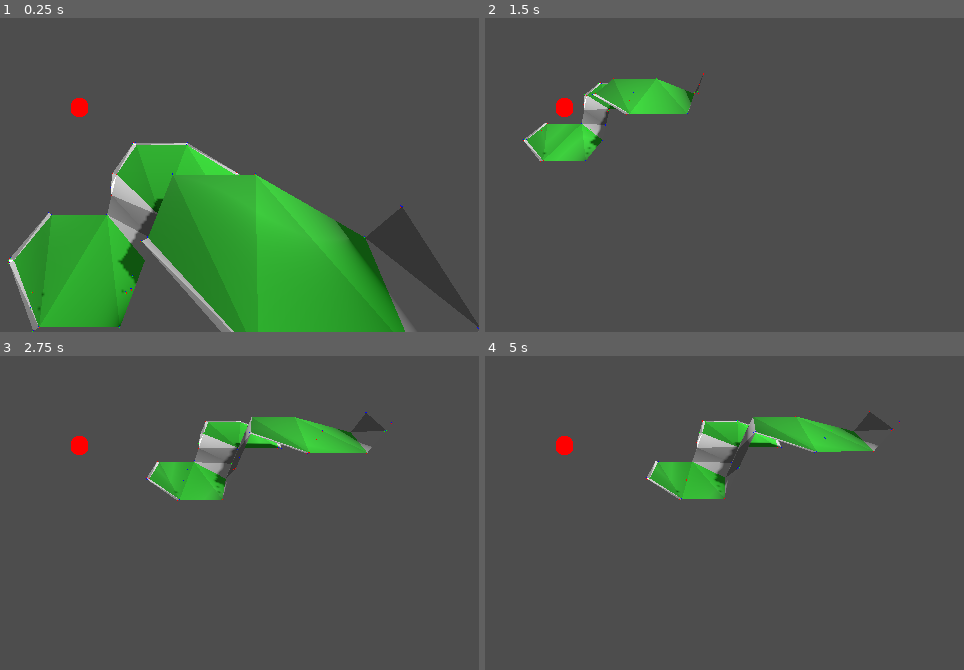
Above: before the commit, frames 1-4 (two rows, left to right).
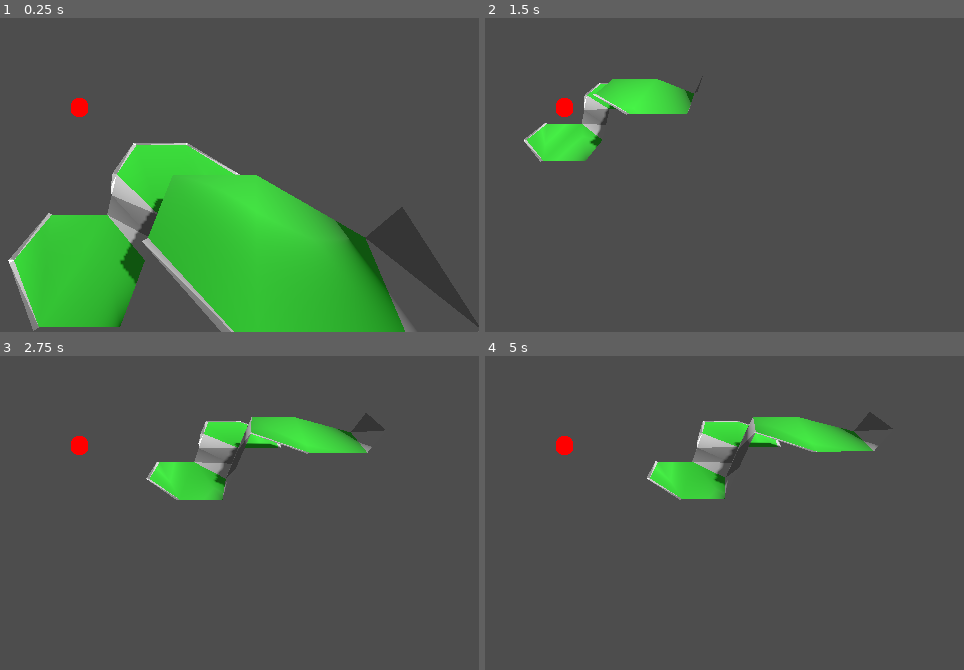
Above: after the commit, the same moments.

Repository: vincentwoelfer/hex
Game: Godot game, scene res://scenes/TestScene.tscn
Same seed, same stepped clock (60 frames per second), same inputs: the game is played once before the commit and once after it.
Inputs (mouse positions are in pixels of both pictures, inside the frame that each line leads up to):
- Up to frame 1 (0.25 s): no input
- Up to frame 2 (1.5 s): tap Enter at 0.5 s; move the mouse to (738, 83) at 0.52 s; hold S (move_cam_backward) 0.53-1.28 s; move the mouse to (outside the picture) at 1.27 s; tap W (move_cam_forward) at 1.35 s
- Up to frame 3 (2.75 s): tap Space at 2 s; move the mouse to (outside the picture) at 2.02 s; hold A (move_cam_left) from 2.03 s (still down)
- Up to frame 4 (5 s): move the mouse to (523, 534) at 2.77 s; release A (move_cam_left) at 2.78 s; tap D (move_cam_right) at 2.85 s; tap Enter at 3.5 s; move the mouse to (805, 513) at 3.52 s; hold Q (rotate_cam_left) 3.53-4.28 s; move the mouse to (outside the picture) at 4.27 s; tap E (rotate_cam_right) at 4.35 s

The runs differ from the first frame. In frame 1, 13% of the frame differs, in the area x 1-100%, y 39-100%; in frame 2, 1.6%; in frame 3, 1.9%; in frame 4, 1.9%.

Commit message:
Add icon & splash

Diff:
--- a/icon.svg
+++ /dev/null
@@ -1 +0,0 @@
-<svg height="128" width="128" xmlns="http://www.w3.org/2000/svg"><rect x="2" y="2" width="124" height="124" rx="14" fill="#363d52" stroke="#212532" stroke-width="4"/><g transform="scale(.101) translate(122 122)"><g fill="#fff"><path d="M105 673v33q407 354 814 0v-33z"/><path d="m105 673 152 14q12 1 15 14l4 67 132 10 8-61q2-11 15-15h162q13 4 15 15l8 61 132-10 4-67q3-13 15-14l152-14V427q30-39 56-81-35-59-83-108-43 20-82 47-40-37-88-64 7-51 8-102-59-28-123-42-26 43-46 89-49-7-98 0-20-46-46-89-64 14-123 42 1 51 8 102-48 27-88 64-39-27-82-47-48 49-83 108 26 42 56 81zm0 33v39c0 276 813 276 814 0v-39l-134 12-5 69q-2 10-14 13l-162 11q-12 0-16-11l-10-65H446l-10 65q-4 11-16 11l-162-11q-12-3-14-13l-5-69z" fill="#478cbf"/><path d="M483 600c0 34 58 34 58 0v-86c0-34-58-34-58 0z"/><circle cx="725" cy="526" r="90"/><circle cx="299" cy="526" r="90"/></g><g fill="#414042"><circle cx="307" cy="532" r="60"/><circle cx="717" cy="532" r="60"/></g></g></svg>
--- a/project.godot
+++ b/project.godot
@@ -13,7 +13,10 @@
 config/name="hex"
 run/main_scene="res://scenes/TestScene.tscn"
 config/features=PackedStringArray("4.2", "Forward Plus")
-config/icon="res://icon.svg"
+run/max_fps=160
+boot_splash/show_image=false
+boot_splash/image="res://splash.png"
+config/icon="res://icon.png"
 
 [autoload]
 
--- a/src/HexGeometry.gd
+++ b/src/HexGeometry.gd
@@ -62,9 +62,9 @@
 	#var c := Utility.randColor()
 	var c := Color.FOREST_GREEN
 	addTri(st, vertsInner[0], vertsInner[1], vertsInner[5], c.darkened(0.0))
-	addTri(st, vertsInner[1], vertsInner[2], vertsInner[5], c.darkened(0.1))
-	addTri(st, vertsInner[2], vertsInner[4], vertsInner[5], c.darkened(0.2))
-	addTri(st, vertsInner[2], vertsInner[3], vertsInner[4], c.darkened(0.3))
+	addTri(st, vertsInner[1], vertsInner[2], vertsInner[5], c.darkened(0.0))
+	addTri(st, vertsInner[2], vertsInner[4], vertsInner[5], c.darkened(0.0))
+	addTri(st, vertsInner[2], vertsInner[3], vertsInner[4], c.darkened(0.0))
 
 	# Connection Inner <-> Outer for each HexDirection
 	for curr in HexDir.values():
@@ -91,7 +91,7 @@
 
 	st.generate_normals()
 	terrainMesh.mesh = st.commit()
-	terrainMesh.create_debug_tangents()
+	#terrainMesh.create_debug_tangents()
 
 	# Only for statistics output
 	var mdt := MeshDataTool.new()
Binary file added: icon.png
Not shown, changed: icon.png.import
Binary file added: splash.png
Not shown, added: splash.png.import
